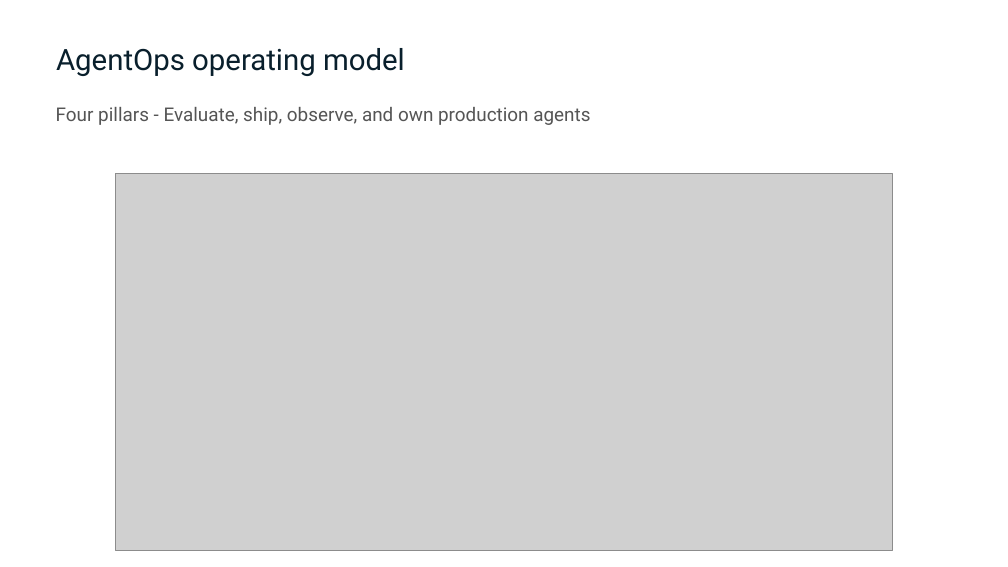
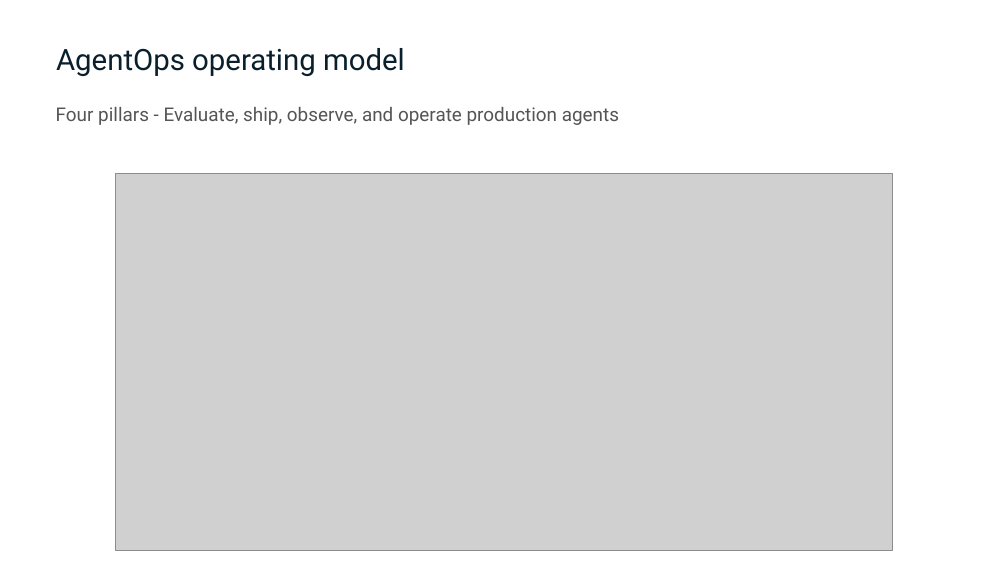
Before and after one commit to Azure/agentops-workshop, a slide deck: slide 8 of short/slides.pptx. Drawn at 1008x567 pixels with LibreOffice and Linux fonts; fonts in the diff are those of the drawing; grey boxes stand for pictures. Boxes give left, top, right and bottom in pixels: in the first picture for what was removed or moved away, otherwise in the second. Text is boxed around its words. In the diff, an @@ line names an element or a change of style, - is before the commit and + after.

```diff
--- a/short/slides.pptx
+++ b/short/slides.pptx
@@ text at [56,107,619,125]: text changed @@
-Four pillars - Evaluate, ship, observe, and own production agents
+Four pillars - Evaluate, ship, observe, and operate production agents
```
Also in this commit, not shown: 5 other slides changed, 1 other file.
